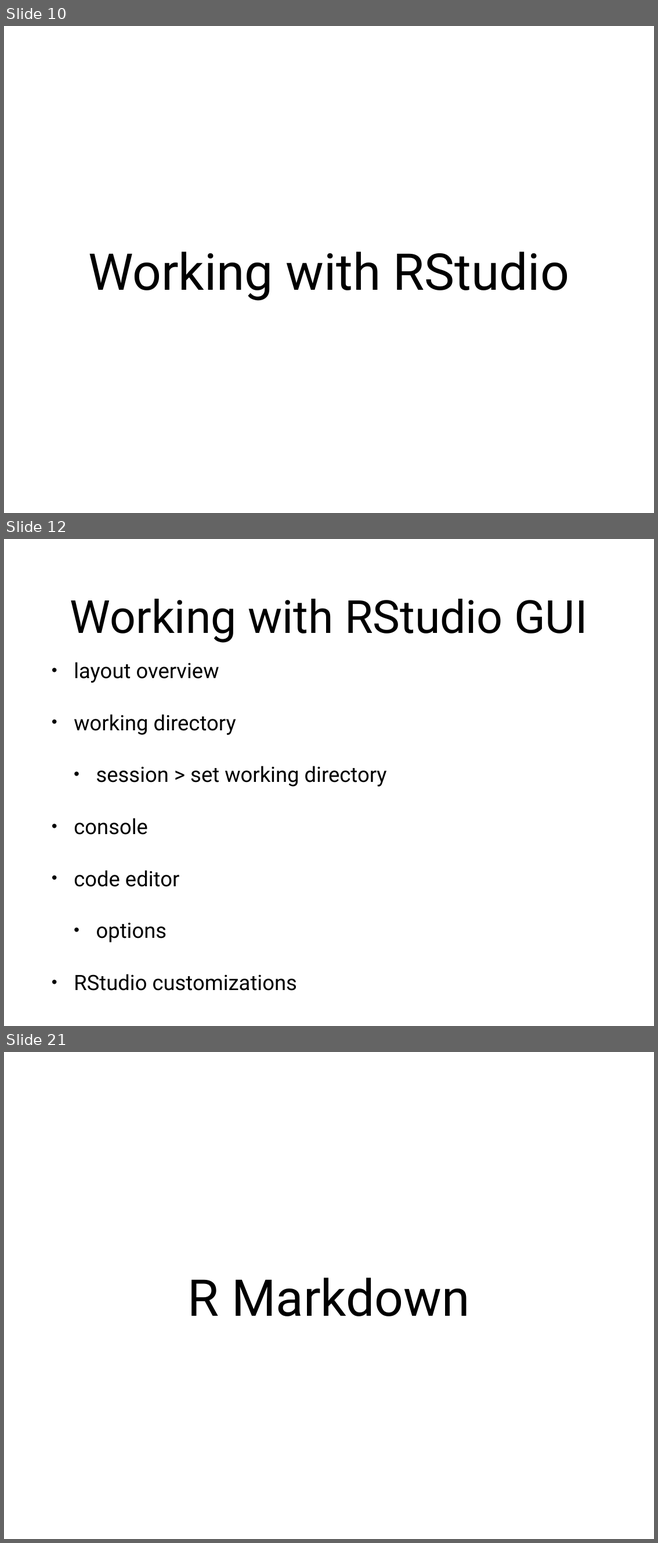
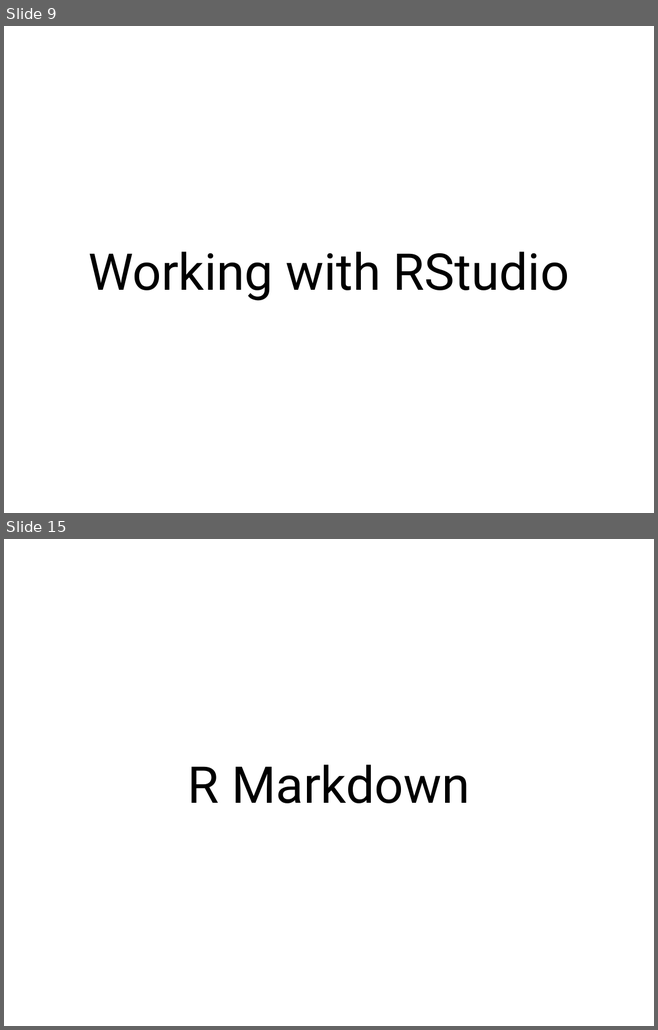
Before and after one commit to nvenkataraman1/RProgrammingWorkshop, a slide deck: sessions/w1/Week1.pptx. Shown one above the other, each under a label of ours: slides 10, 12 and 21 before the commit, slides 9 and 15 after it; the slides between them are not shown. The pictures are 658x1543 and 658x1030 pixels, drawn with LibreOffice and Linux fonts; fonts in the diff are those of the drawing. Boxes give left, top, right and bottom in pixels: in the first picture for what was removed or moved away, otherwise in the second. Text is boxed around its words. In the diff, an @@ line names an element or a change of style, - is before the commit and + after.

```diff
--- a/sessions/w1/Week1.pptx
+++ b/sessions/w1/Week1.pptx
@@ slide 12 removed at box(4, 539, 654, 1026), background #FFFFFF @@
@@ title removed at box(70, 599, 587, 643) @@
-Working with RStudio GUI
@@ text removed at box(74, 662, 387, 991) @@
-• layout overview
-• working directory
-  • session > set working directory
-• console
-• code editor
-  • options
-• RStudio customizations
@@ what was slide 10 is now slide 9 @@
@@ what was slide 21 is now slide 15 @@
```
Also in this commit, not shown: 10 slides changed, 2 slides added, 7 other slides removed, 1 other file.
